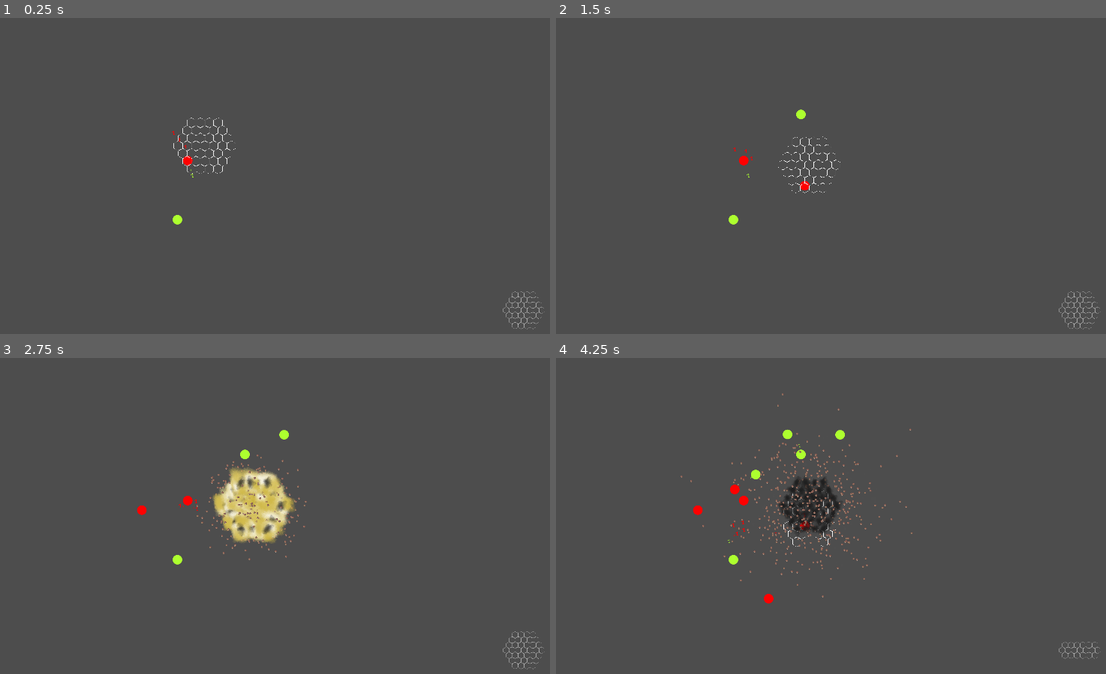
Above: before the commit, frames 1-4 (two rows, left to right).
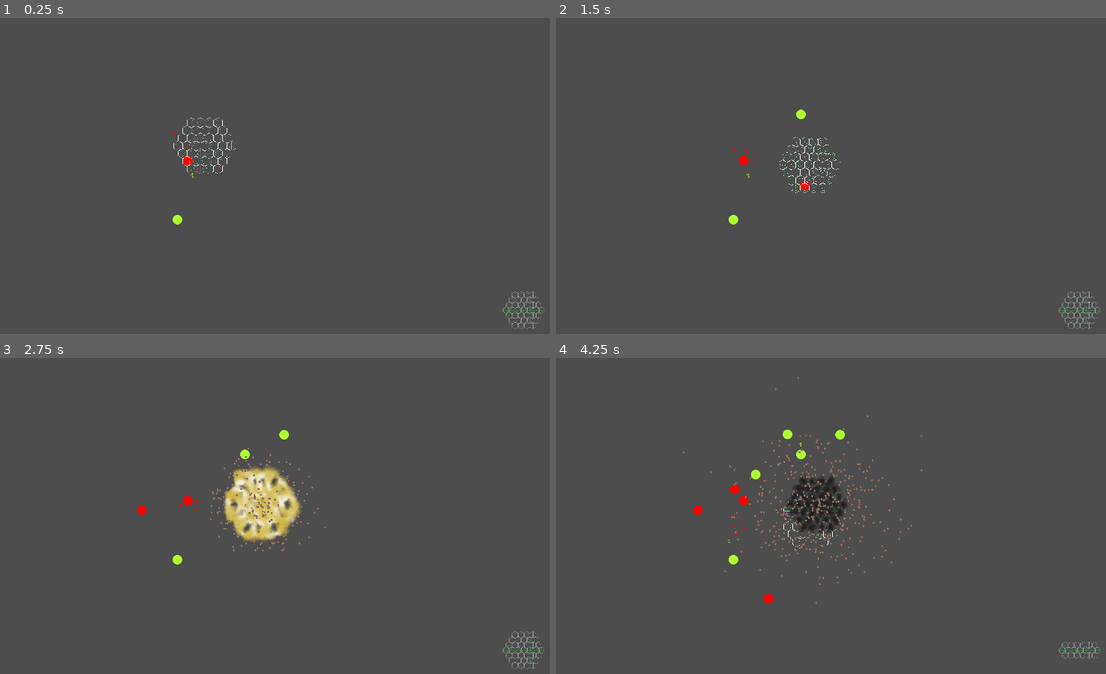
Above: after the commit, the same moments.

Repository: Rheyles/Semi-Surgical-Strike---GMTK2024
Game: Godot game, scene res://Scenes/Test/test.tscn
The game is run twice, just before and just after one commit, with the same random seed, the same clock (stepped at 60 frames per second) and the same inputs.
Inputs (mouse positions are in pixels of both pictures, inside the frame that each line leads up to):
- Up to frame 1 (0.25 s): no input
- Up to frame 2 (1.5 s): move the mouse to (803, 169) at 0.52 s; tap Mouse wheel down (Rotate_Down, bound only after the commit) at 0.6 s; tap Mouse wheel up (Rotate_Up, bound only after the commit) at 0.8, 1.35 s; move the mouse to (809, 163) at 1.27 s
- Up to frame 3 (2.75 s): tap Mouse wheel down (Rotate_Down, bound only after the commit) at 1.55 s; move the mouse to (258, 509) at 2.02 s; click (258, 509) at 2.1 s; tap Mouse wheel up (Rotate_Up, bound only after the commit) at 2.3 s
- Up to frame 4 (4.25 s): move the mouse to (825, 509) at 2.77 s; right-click (825, 509) at 2.85 s; tap Mouse wheel down (Rotate_Down, bound only after the commit) at 3.05, 3.6 s; move the mouse to (809, 519) at 3.52 s; tap Mouse wheel up (Rotate_Up, bound only after the commit) at 3.8 s

The runs differ from the first frame. In frame 1, less than 0.1% of the frame differs, in the area x 31-100%, y 32-99%; in frame 2, 0.2%; in frame 3, 2.7%, in the area x 35-100%, y 28-99%; in frame 4, 1.9%.

Commit message:
Add kill interaction + rotation + kill count in GAME

Diff:
--- a/Autoloads/Game.gd
+++ b/Autoloads/Game.gd
@@ -2,6 +2,11 @@
 
 ## GAME
 ## This autoload contains all the method and variable used along the game
+
+var last_shot_kills : int = 0
+
+var enemy_killed_list = []
+var allied_killed_list = []
 
 var current_scene = null
 var current_path = ""
--- a/Scenes/Canon/canon.gd
+++ b/Scenes/Canon/canon.gd
@@ -18,8 +18,8 @@
 var move_tween
 @export var move_speed: float = 0.3
 @export var reload_delay: float = 1.0
+@export var follow_mouse = true
 
-@export var follow_mouse = true
 var ready_to_shoot: bool = true
 var reload_timer: float = 0
 
@@ -51,6 +51,13 @@
 	if Input.is_action_just_pressed("Click"):
 		click_buffer = true
 		click_timer.start()
+
+	if Input.is_action_just_pressed("Rotate_Up"):
+		get_node("Node_Container").rotation_degrees += 60
+
+	if Input.is_action_just_pressed("Rotate_Down"):
+		get_node("Node_Container").rotation_degrees -= 60
+
 
 	if click_buffer && ready_to_shoot == true:
 		_CanonActivation()
@@ -85,6 +92,9 @@
 # End state
 	follow_mouse = true;
 	print("Shoot : " + str(last_pattern_index))
+	print(str(GAME.enemy_killed_list.size()) + " target erased from the surface....")
+	print(str(GAME.allied_killed_list.size()) + " friends fallen for democracy !! <3 <3")
+	GAME.last_shot_kills = 0
 
 func _load_Next_Pattern():
 	current_pattern_index = next_pattern_index
--- a/Scenes/Canon/canon_node.gd
+++ b/Scenes/Canon/canon_node.gd
@@ -1,6 +1,8 @@
 extends Control
 
 @export var shoot_particule : Resource
+
+@onready var shoot_area = $Area2D
 
 var loaded : bool = true
 var selected : bool = false
@@ -19,13 +21,19 @@
 
 func nodeShoot():
 # Detection collision overlaping
-
+	var targets = shoot_area.get_overlapping_bodies()
+	for unit in targets:
+		if "health_component" in unit:
+			if unit.TEAM == DATA.TEAMS.ALLY:
+				GAME.allied_killed_list.append(unit)
+			elif unit.TEAM == DATA.TEAMS.ENEMY:
+				GAME.enemy_killed_list.append(unit)
+			unit.health_component.damage(9999)
+			GAME.last_shot_kills += 1
 # Local VFX
 	var part = shoot_particule.instantiate()
 	get_tree().get_current_scene().add_child(part)
 	part.position = global_position
-
-	pass
 
 ### SIGNAL RESPONSES
 
--- a/Scenes/Canon/canon_node.tscn
+++ b/Scenes/Canon/canon_node.tscn
@@ -1,8 +1,9 @@
-[gd_scene load_steps=5 format=3 uid="uid://cujjyy8hd6kjk"]
+[gd_scene load_steps=6 format=3 uid="uid://cujjyy8hd6kjk"]
 
 [ext_resource type="Script" path="res://Scenes/Canon/canon_node.gd" id="1_6jkgn"]
 [ext_resource type="Texture2D" uid="uid://d4af5hgd04148" path="res://Ressources/Sprites/Placeholders/HexSprite.png" id="1_k02mp"]
 [ext_resource type="PackedScene" uid="uid://i8q35jatvpul" path="res://Scenes/Canon/shoot_particle.tscn" id="2_v06oe"]
+[ext_resource type="Texture2D" uid="uid://knch436kaxjl" path="res://Ressources/Sprites/Placeholders/Crosshair test.png" id="4_ioe32"]
 
 [sub_resource type="CircleShape2D" id="CircleShape2D_b3mik"]
 radius = 95.0
@@ -31,5 +32,8 @@
 scale = Vector2(0.245, 0.245)
 texture = ExtResource("1_k02mp")
 
+[node name="Sprite2D" type="Sprite2D" parent="Sprite2D"]
+texture = ExtResource("4_ioe32")
+
 [connection signal="mouse_entered" from="Area2D" to="." method="_on_area_2d_mouse_entered"]
 [connection signal="mouse_exited" from="Area2D" to="." method="_on_area_2d_mouse_exited"]
--- a/Scenes/Canon/shoot_particle.tscn
+++ b/Scenes/Canon/shoot_particle.tscn
@@ -172,7 +172,6 @@
 explosiveness = 0.89
 
 [node name="trace" type="GPUParticles2D" parent="."]
-scale = Vector2(1, 1)
 emitting = false
 amount = 3
 process_material = SubResource("ParticleProcessMaterial_b4bj2")
--- a/Scenes/Canon/canon_for_pattern.tscn
+++ b/Scenes/Test/Pattern Creator/canon_for_pattern.tscn
@@ -1,6 +1,6 @@
 [gd_scene load_steps=3 format=3 uid="uid://blkbd3a5esfiq"]
 
-[ext_resource type="Script" path="res://Scenes/Canon/canon_for_pattern.gd" id="1_smdj6"]
+[ext_resource type="Script" path="res://Scenes/Test/Pattern Creator/canon_for_pattern.gd" id="1_smdj6"]
 [ext_resource type="PackedScene" uid="uid://cujjyy8hd6kjk" path="res://Scenes/Canon/canon_node.tscn" id="2_34ym4"]
 
 [node name="Canon" type="Node2D"]
--- /dev/null
+++ b/Scenes/Test/Pattern Creator/create_pattern.tscn
@@ -0,0 +1,10 @@
+[gd_scene load_steps=2 format=3 uid="uid://dr00mx382qakk"]
+
+[ext_resource type="PackedScene" uid="uid://blkbd3a5esfiq" path="res://Scenes/Test/Pattern Creator/canon_for_pattern.tscn" id="1_gft52"]
+
+[node name="Create_pattern" type="Node2D"]
+
+[node name="Canon" parent="." instance=ExtResource("1_gft52")]
+position = Vector2(538, 285)
+scale = Vector2(0.2, 0.2)
+follow_mouse = false
--- a/Scenes/Test/create_pattern.tscn
+++ /dev/null
@@ -1,10 +0,0 @@
-[gd_scene load_steps=2 format=3 uid="uid://dr00mx382qakk"]
-
-[ext_resource type="PackedScene" uid="uid://blkbd3a5esfiq" path="res://Scenes/Canon/canon_for_pattern.tscn" id="1_5ofsi"]
-
-[node name="Create_pattern" type="Node2D"]
-
-[node name="Canon" parent="." instance=ExtResource("1_5ofsi")]
-position = Vector2(538, 285)
-scale = Vector2(0.2, 0.2)
-follow_mouse = false
--- a/Scenes/Canon/test_scene.tscn
+++ b/Scenes/Test/test_scene.tscn
@@ -1,15 +1,15 @@
 [gd_scene load_steps=3 format=3 uid="uid://cymeeyjo711fi"]
 
-[ext_resource type="PackedScene" uid="uid://cm1q2e2ttawy8" path="res://Scenes/Next_pattern_visual/next_pattern_visual.tscn" id="3_clacf"]
-[ext_resource type="PackedScene" uid="uid://puw8u16e2oqa" path="res://Scenes/Canon/canon.tscn" id="3_lbqeo"]
+[ext_resource type="PackedScene" uid="uid://puw8u16e2oqa" path="res://Scenes/Canon/canon.tscn" id="1_leh1g"]
+[ext_resource type="PackedScene" uid="uid://cm1q2e2ttawy8" path="res://Scenes/Next_pattern_visual/next_pattern_visual.tscn" id="2_ixlsx"]
 
 [node name="Test_scene" type="Node2D"]
 
-[node name="Canon" parent="." node_paths=PackedStringArray("next_pattern_visual") instance=ExtResource("3_lbqeo")]
+[node name="Canon" parent="." node_paths=PackedStringArray("next_pattern_visual") instance=ExtResource("1_leh1g")]
 scale = Vector2(0.15, 0.15)
 next_pattern_visual = NodePath("../next_pattern_visual")
 
-[node name="next_pattern_visual" parent="." instance=ExtResource("3_clacf")]
+[node name="next_pattern_visual" parent="." instance=ExtResource("2_ixlsx")]
 position = Vector2(1808, 970)
 
 [node name="BackGround" type="Control" parent="."]
--- a/project.godot
+++ b/project.godot
@@ -39,6 +39,16 @@
 "events": [Object(InputEventMouseButton,"resource_local_to_scene":false,"resource_name":"","device":-1,"window_id":0,"a …(258 unchanged characters)…
 ]
 }
+Rotate_Up={
+"deadzone": 0.5,
+"events": [Object(InputEventMouseButton,"resource_local_to_scene":false,"resource_name":"","device":-1,"window_id":0,"alt_pressed":false,"shift_pressed":false,"ctrl_pressed":false,"meta_pressed":false,"button_mask":8,"position":Vector2(293, 13),"global_position":Vector2(297, 54),"factor":1.0,"button_index":4,"canceled":false,"pressed":true,"double_click":false,"script":null)
+]
+}
+Rotate_Down={
+"deadzone": 0.5,
+"events": [Object(InputEventMouseButton,"resource_local_to_scene":false,"resource_name":"","device":-1,"window_id":0,"alt_pressed":false,"shift_pressed":false,"ctrl_pressed":false,"meta_pressed":false,"button_mask":16,"position":Vector2(164, 16),"global_position":Vector2(168, 57),"factor":1.0,"button_index":5,"canceled":false,"pressed":true,"double_click":false,"script":null)
+]
+}
 
 [rendering]
 
Renamed: Scenes/Canon/canon_for_pattern.gd -> Scenes/Test/Pattern Creator/canon_for_pattern.gd
